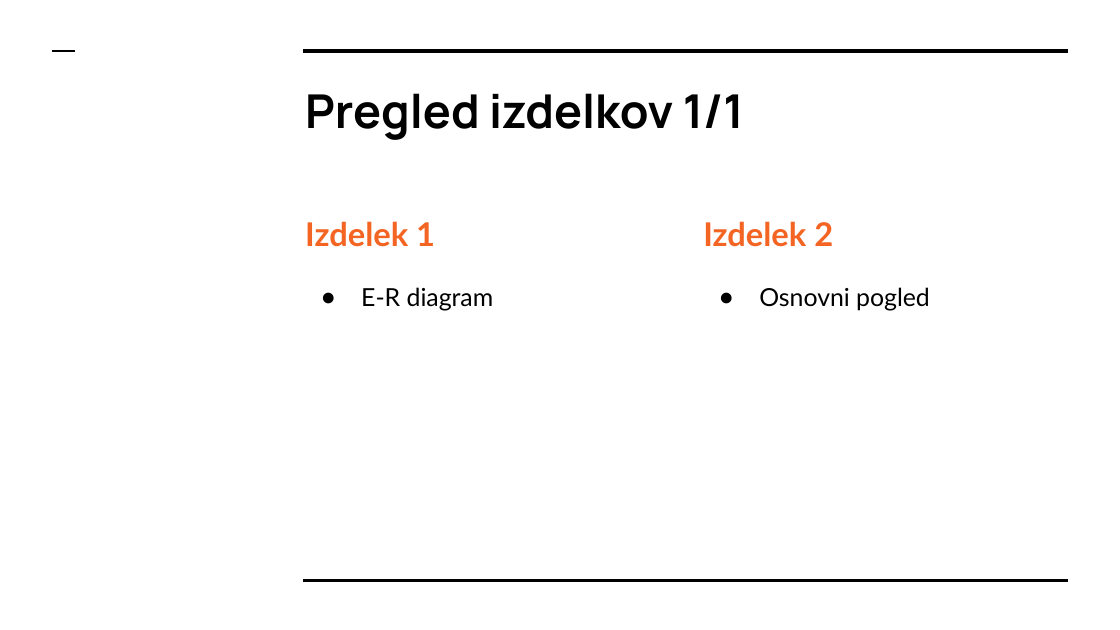
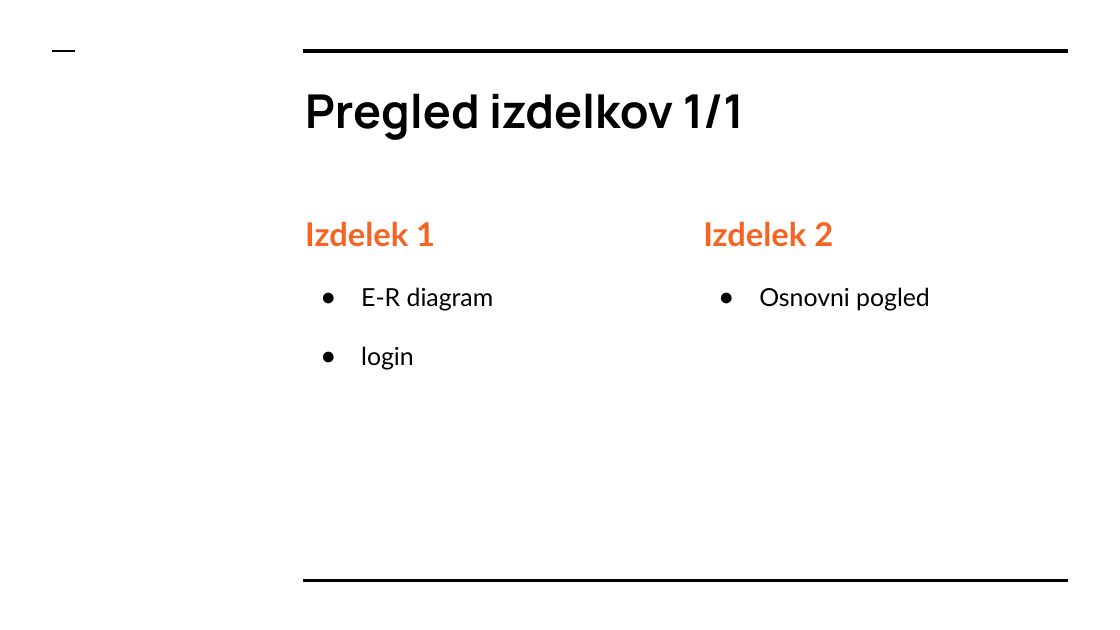
Before and after one commit to MatijaDolzan/Praktikum7, a slide deck: slide 3 of Predstavitve/Praktikum II - Skupina 7 - Teden 1.pptx. Drawn at 1120x630 pixels with LibreOffice and Linux fonts; fonts in the diff are those of the drawing. Boxes give left, top, right and bottom in pixels: in the first picture for what was removed or moved away, otherwise in the second. Text is boxed around its words. In the diff, an @@ line names an element or a change of style, - is before the commit and + after.

Commit message:
PP Predstavitev
Malo dopisal

```diff
--- a/Predstavitve/Praktikum II - Skupina 7 - Teden 1.pptx
+++ b/Predstavitve/Praktikum II - Skupina 7 - Teden 1.pptx
@@ text at [361, 346, 414, 370]: paragraph added @@
+● login
```
